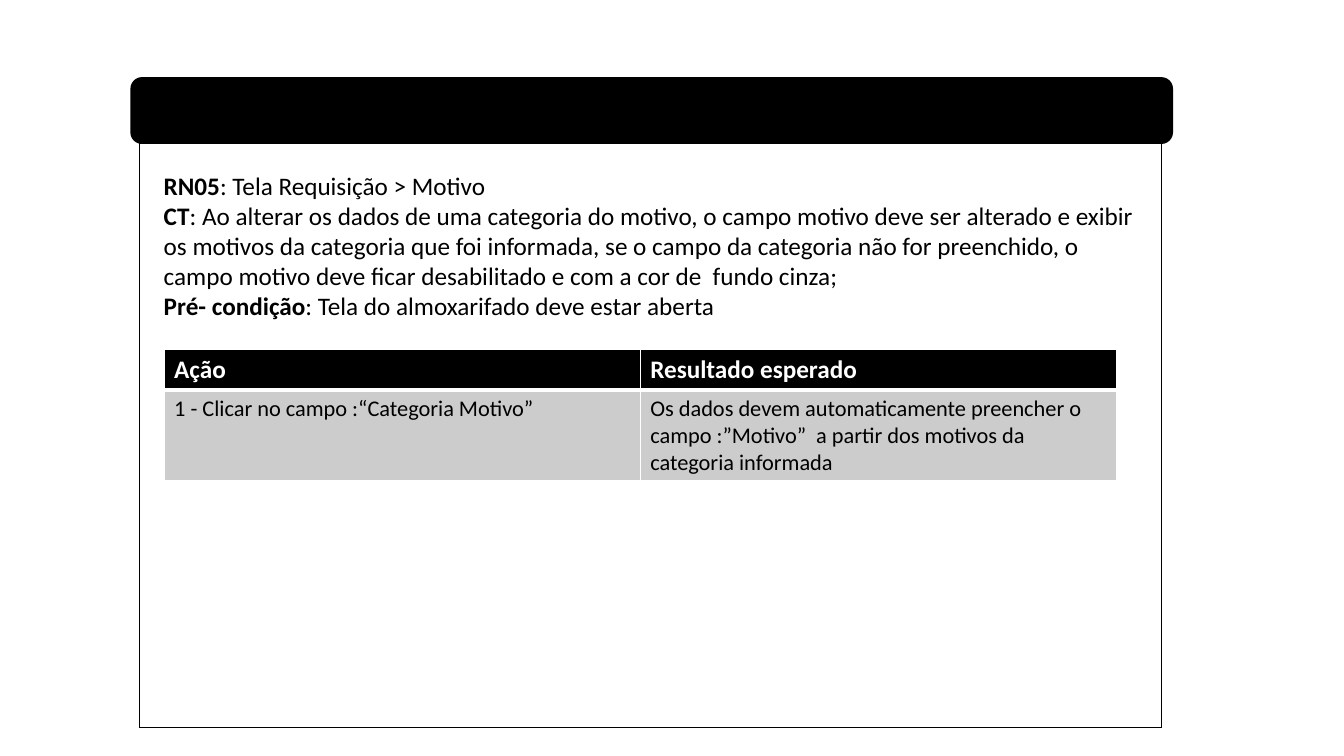
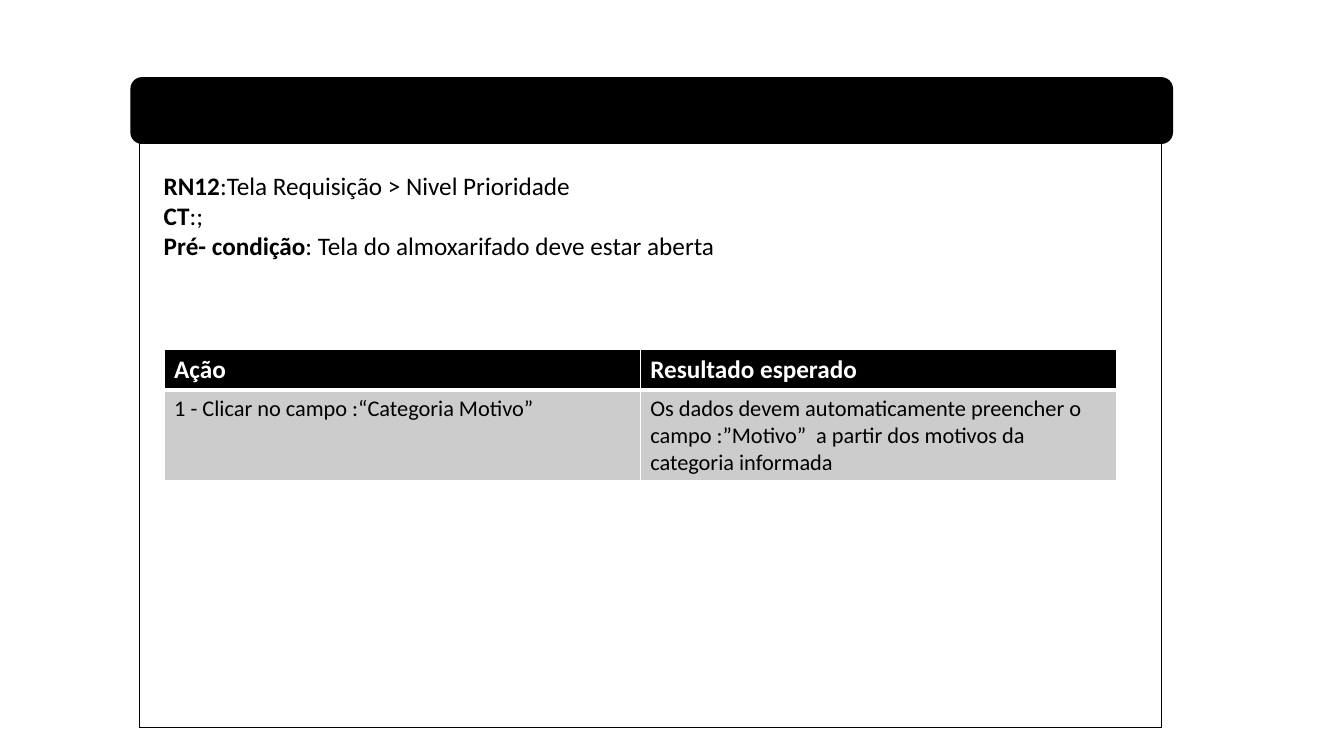
Before and after one commit to viniciuss1812/Almoxarifado, a slide deck: slide 23 of RegrasNegocio/RN_Requisitos.pptx (slide 18 before the commit). Drawn at 1344x756 pixels with LibreOffice and Linux fonts; fonts in the diff are those of the drawing. Boxes give left, top, right and bottom in pixels: in the first picture for what was removed or moved away, otherwise in the second. Text is boxed around its words. In the diff, an @@ line names an element or a change of style, - is before the commit and + after.

```diff
--- a/RegrasNegocio/RN_Requisitos.pptx
+++ b/RegrasNegocio/RN_Requisitos.pptx
@@ text at bbox=[164, 177, 569, 228]: text changed @@
-RN05: Tela Requisição > Motivo
-CT: Ao alterar os dados de uma categoria do motivo, o campo motivo deve ser alterado e exibir os motivos da categoria que foi informada, se o campo da categoria não for preenchido, o campo motivo deve ficar desabilitado e com a cor de fundo cinza;
+RN12:Tela Requisição > Nivel Prioridade
+CT:;
```
Also in this commit, not shown: 5 other slides changed, 4 slides added, 23 other files.
